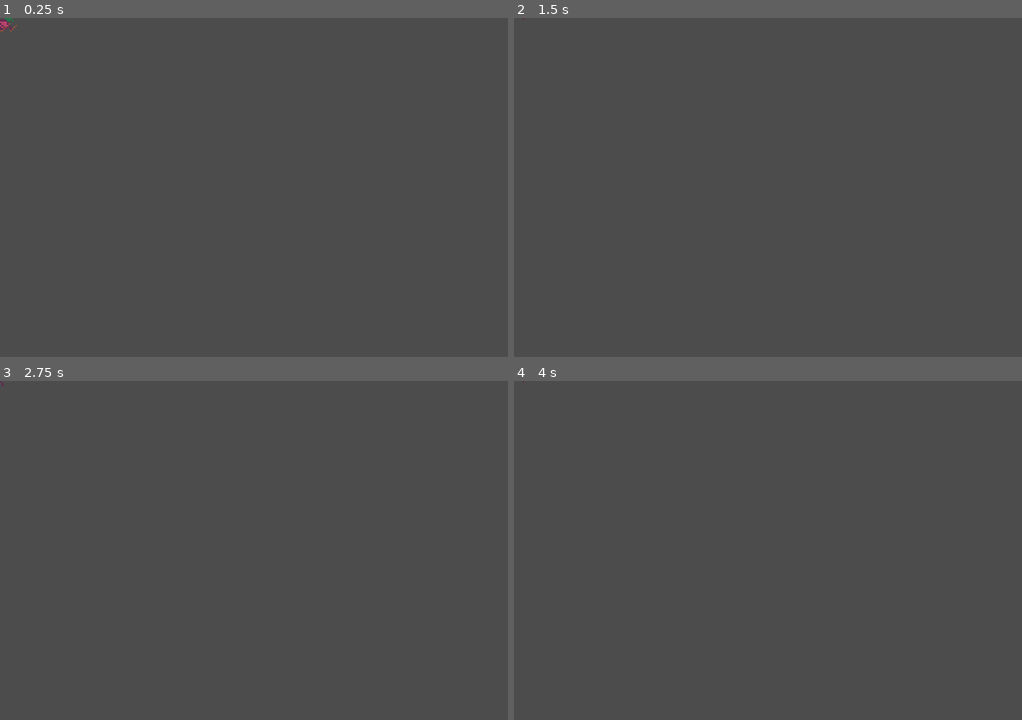
Above: before the commit, frames 1-4 (two rows, left to right).
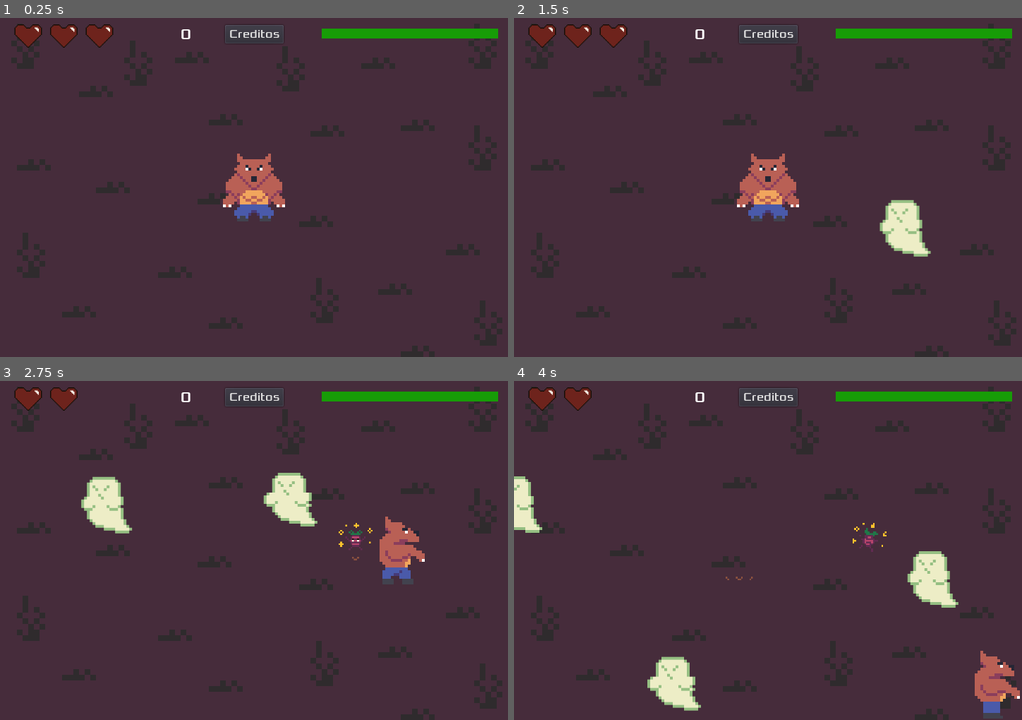
Above: after the commit, the same moments.

Repository: DiegoCali/Were-Wolf-Radish-Adventure
Game: Godot game, scene res://Demo_Game.tscn
Same seed, same stepped clock (60 frames per second), same inputs: the game is played once before the commit and once after it. Before the commit the project starts from res://Beet.tscn. The engine's default icon, where the game draws it, is replaced by a stand-in: a white triangle on a blue panel in a dark square.
Inputs (mouse positions are in pixels of both pictures, inside the frame that each line leads up to):
- Up to frame 1 (0.25 s): no input
- Up to frame 2 (1.5 s): click (768, 34) at 0.5 s, where only the run after the commit has a clickable "Creditos"; click (884, 285) at 1.25 s, where only the run after the commit has a clickable "Cerrar"
- Up to frame 3 (2.75 s): hold Right (ui_right) from 2.03 s (still down)
- Up to frame 4 (4 s): release Right (ui_right) at 2.78 s; hold Down (ui_down) 2.78-3.53 s; hold Right (ui_right) from 3.53 s (still down)

The runs differ from the first frame. In frame 1, 99% of the frame differs, in the area x 0-100%, y 0-100%; in frame 2, 99%; in frame 3, 99%; in frame 4, 99%.

Commit message:
Demo Game added

Diff:
--- a/Beet.gd
+++ b/Beet.gd
@@ -1,4 +1,5 @@
 extends Area2D
+signal hit
 
 func _ready():
 	$AnimatedSprite.play("Spawn")
@@ -8,4 +9,5 @@
 	$AnimatedSprite.play("Idle")
 
 func _on_Beet_area_entered(_area):
+	emit_signal("hit")
 	queue_free()
--- /dev/null
+++ b/Demo_Game.gd
@@ -0,0 +1,73 @@
+extends Node
+export(PackedScene) var Enemy
+export(PackedScene) var Beet
+
+var actual_enemies = 0
+var actual_beets = 0
+
+var howl = true
+var player_visible = true
+
+func _ready():
+	$Player.position = $"Start Position".position
+	$Player.visible = true
+	$"Enemy timer".start()
+	$"Beet timer".start()
+	randomize()
+
+func _process(delta):
+	if $HUD/PowerCooldown.value == 100:
+		howl = true
+	else:
+		howl = false
+
+func _on_Beet_timer_timeout():
+	if actual_beets < 5:
+		var beet = Beet.instance()
+		beet.z_index = -2
+		beet.position.x = rand_range(100.0, 600.0)
+		beet.position.y = rand_range(100.0, 350.0)
+		beet.connect("hit", self, "collect_beet")
+		$"Beet List".add_child(beet)
+		actual_beets = $"Beet List".get_child_count()
+	else:
+		actual_beets = $"Beet List".get_child_count()
+
+func collect_beet():
+	$HUD.add_score()
+
+func _on_Player_hit():
+	$HUD.decrease_health()
+	if $HUD.current_health <= 0:
+		$Player.hide()
+		$Player/CollisionShape2D.set_deferred("disabled", true)
+		player_visible = false
+		restart_mobs()
+		$HUD.restart_hud()
+
+func _on_Enemy_timer_timeout():
+	if actual_enemies < 20:
+		var enemy = Enemy.instance()
+		var mob_pawn_location = get_node("Spawn Area/Spawn")
+		mob_pawn_location.offset = randi()
+		enemy.position = mob_pawn_location.position
+		enemy.z_index = -2
+		enemy.linear_velocity = ($Player.position - enemy.position)
+		$"Enemy List".add_child(enemy)
+		actual_enemies = $"Enemy List".get_child_count()
+	else:
+		actual_enemies = $"Enemy List".get_child_count()
+
+func _on_Player_howl():
+	if howl and player_visible:
+		for i in $"Enemy List".get_child_count():
+			$"Enemy List".get_child(i).queue_free()
+		$HUD/PowerCooldown.reinit()
+
+func restart_mobs():
+	$"Beet timer".stop()
+	$"Enemy timer".stop()
+	for i in $"Enemy List".get_child_count():
+			$"Enemy List".get_child(i).queue_free()
+	for i in $"Beet List".get_child_count():
+		$"Beet List".get_child(i).queue_free()
--- /dev/null
+++ b/Demo_Game.tscn
@@ -0,0 +1,59 @@
+[gd_scene load_steps=9 format=2]
+
+[ext_resource path="res://Demo_Game.gd" type="Script" id=1]
+[ext_resource path="res://HUD.tscn" type="PackedScene" id=2]
+[ext_resource path="res://Player.tscn" type="PackedScene" id=3]
+[ext_resource path="res://Enemy.tscn" type="PackedScene" id=4]
+[ext_resource path="res://Beet.tscn" type="PackedScene" id=5]
+[ext_resource path="res://Assets/Other/Background_WW.png" type="Texture" id=6]
+[ext_resource path="res://Assets/Sound/Music/Fiambre Jam 2023.mp3" type="AudioStream" id=7]
+
+[sub_resource type="Curve2D" id=1]
+_data = {
+"points": PoolVector2Array( 0, 0, 0, 0, 719, 1, 0, 0, 0, 0, 721, 479, 0, 0, 0, 0, -1, 478, 0, 0, 0, 0, 1, 1, 0, 0, 0, 0, 719, 1, 0, 0, 0, 0, 1, 1, 0, 0, 0, 0, 718, 1, 0, 0, 0, 0, 719, 1 )
+}
+
+[node name="Demo_Game" type="Node"]
+script = ExtResource( 1 )
+Enemy = ExtResource( 4 )
+Beet = ExtResource( 5 )
+
+[node name="HUD" parent="." instance=ExtResource( 2 )]
+
+[node name="Start Position" type="Position2D" parent="."]
+position = Vector2( 360, 240 )
+
+[node name="Player" parent="." instance=ExtResource( 3 )]
+visible = false
+z_index = -1
+
+[node name="Spawn Area" type="Path2D" parent="."]
+curve = SubResource( 1 )
+
+[node name="Spawn" type="PathFollow2D" parent="Spawn Area"]
+position = Vector2( 719, 1 )
+rotation = 1.56661
+
+[node name="Enemy List" type="Node" parent="."]
+
+[node name="Beet List" type="Node" parent="."]
+
+[node name="Enemy timer" type="Timer" parent="."]
+
+[node name="Beet timer" type="Timer" parent="."]
+wait_time = 2.0
+
+[node name="Background" type="Sprite" parent="."]
+z_index = -5
+texture = ExtResource( 6 )
+centered = false
+
+[node name="AudioStreamPlayer2D" type="AudioStreamPlayer2D" parent="."]
+position = Vector2( 360, 240 )
+stream = ExtResource( 7 )
+autoplay = true
+
+[connection signal="hit" from="Player" to="." method="_on_Player_hit"]
+[connection signal="howl" from="Player" to="." method="_on_Player_howl"]
+[connection signal="timeout" from="Enemy timer" to="." method="_on_Enemy_timer_timeout"]
+[connection signal="timeout" from="Beet timer" to="." method="_on_Beet_timer_timeout"]
--- a/Demo_Health.tscn
+++ b/Demo_Health.tscn
@@ -30,6 +30,7 @@
 [node name="HeartContainer" parent="VBoxContainer/HBoxContainer/Bars" instance=ExtResource( 4 )]
 margin_right = 298.0
 margin_bottom = 96.0
+rect_scale = Vector2( 1, 1 )
 
 [node name="Butons" type="VBoxContainer" parent="VBoxContainer/HBoxContainer"]
 margin_left = 348.0
--- a/Enemy.tscn
+++ b/Enemy.tscn
@@ -46,6 +46,7 @@
 scale = Vector2( 0.5, 0.5 )
 frames = SubResource( 5 )
 animation = "Idle"
+frame = 2
 playing = true
 
 [node name="CollisionShape2D" type="CollisionShape2D" parent="."]
--- /dev/null
+++ b/HUD.gd
@@ -0,0 +1,47 @@
+extends Control
+export(PackedScene) var PauseDialog
+
+var current_health = 3
+var score = 0
+
+func _ready():
+	pass # Replace with function body.
+
+
+func _on_Pause_pressed():
+	var new_info = PauseDialog.instance()
+	add_child(new_info)
+
+func add_score():
+	score += 1
+	$Score.text = str(score)
+
+func reinit_score():
+	score = 0
+	$Score.text = str(0)
+
+func add_health():
+	current_health = clamp(current_health + 1, 0, 3)
+	$HeartContainer.update_health(current_health)
+
+func decrease_health():
+	current_health = clamp(current_health - 1, 0, 3)
+	$HeartContainer.update_health(current_health)
+
+func restart_power():
+	$PowerCooldown.reinit()
+
+func restart_hud():
+	current_health = 3
+	$HeartContainer.update_health(current_health)
+	$PowerCooldown.value = 100
+	reinit_score()
+
+func _on_Add_Health_pressed():
+	add_health()
+
+func _on_Decrese_Health_pressed():
+	decrease_health()
+
+func _on_Reinit_Timer_pressed():
+	restart_power()
--- /dev/null
+++ b/HUD.tscn
@@ -0,0 +1,54 @@
+[gd_scene load_steps=8 format=2]
+
+[ext_resource path="res://HeartContainer.tscn" type="PackedScene" id=1]
+[ext_resource path="res://PowerCooldown.tscn" type="PackedScene" id=2]
+[ext_resource path="res://Assets/Font/Xolonium-Regular.otf" type="DynamicFontData" id=3]
+[ext_resource path="res://HUD.gd" type="Script" id=4]
+[ext_resource path="res://InfoDialog.tscn" type="PackedScene" id=5]
+
+[sub_resource type="DynamicFont" id=1]
+font_data = ExtResource( 3 )
+
+[sub_resource type="DynamicFont" id=2]
+size = 21
+font_data = ExtResource( 3 )
+
+[node name="HUD" type="Control"]
+anchor_right = 1.0
+anchor_bottom = 1.0
+margin_left = 1.0
+margin_right = 1.0
+script = ExtResource( 4 )
+PauseDialog = ExtResource( 5 )
+
+[node name="HeartContainer" parent="." instance=ExtResource( 1 )]
+margin_left = 15.0
+margin_right = 313.0
+margin_bottom = 96.0
+
+[node name="PowerCooldown" parent="." instance=ExtResource( 2 )]
+margin_left = 455.0
+margin_top = 15.0
+margin_right = 345.0
+margin_bottom = 29.0
+
+[node name="Credits" type="Button" parent="."]
+anchor_left = 0.5
+anchor_right = 0.5
+margin_left = -42.0
+margin_top = 10.0
+margin_right = 41.0
+margin_bottom = 36.0
+custom_fonts/font = SubResource( 1 )
+text = "Creditos"
+
+[node name="Score" type="Label" parent="."]
+margin_left = 230.0
+margin_top = 10.0
+margin_right = 270.0
+margin_bottom = 36.0
+custom_fonts/font = SubResource( 2 )
+text = "0"
+align = 2
+
+[connection signal="pressed" from="Credits" to="." method="_on_Pause_pressed"]
--- a/HeartContainer.tscn
+++ b/HeartContainer.tscn
@@ -6,6 +6,7 @@
 [node name="HeartContainer" type="HBoxContainer"]
 margin_right = 40.0
 margin_bottom = 40.0
+rect_scale = Vector2( 0.5, 0.5 )
 custom_constants/separation = 5
 script = ExtResource( 1 )
 __meta__ = {
--- a/InfoDialog.tscn
+++ b/InfoDialog.tscn
@@ -38,9 +38,9 @@
 text = "Dirección:
 Diego Cali
 Música y SFX:
+Diego Cali y Pablo Giron
+Arte:
 Diego Cali
-Arte:
-Diego Cali y Pablo Girón
 Programación:
 Alvaro Morales y Diego Cali"
 align = 1
--- a/Player.gd
+++ b/Player.gd
@@ -1,5 +1,6 @@
 extends Area2D
 signal hit
+signal howl
 export (int) var speed = 300
 var screen_size
 
@@ -40,9 +41,7 @@
 	$CollisionShape2D.disabled = false
 
 func _on_Player_body_entered(_body):
-	hide()
 	emit_signal("hit")
-	$CollisionShape2D.set_deferred("disabled", true)
 
 func _input(event):
 	if event.as_text()=="Z":
@@ -52,13 +51,13 @@
 
 func dash():
 	if Input.is_action_pressed("ui_right"):
-		position.x+=50
+		position.x += 50
 	elif Input.is_action_pressed("ui_left"):
-		position.x-=50
+		position.x -= 50
 	elif Input.is_action_pressed("ui_up"):
-		position.y-=50
+		position.y -= 50
 	elif Input.is_action_pressed("ui_down"):
-		position.y+=50
+		position.y += 50
 
 func howl():
-	pass
+	emit_signal("howl")
--- a/Player.tscn
+++ b/Player.tscn
@@ -102,4 +102,7 @@
 position = Vector2( 0, 36 )
 shape = SubResource( 14 )
 
+[node name="Timer" type="Timer" parent="."]
+wait_time = 0.1
+
 [connection signal="body_entered" from="." to="." method="_on_Player_body_entered"]
--- a/PowerCooldown.gd
+++ b/PowerCooldown.gd
@@ -1,8 +1,7 @@
 extends ProgressBar
 
 func _ready():
-	$Timer.start()
-	$AudioStreamPlayer.autoplay = false
+	value = 100
 
 func _on_Timer_timeout():
 	if value < 100:
@@ -11,6 +10,9 @@
 		$AudioStreamPlayer.play()
 		$Timer.stop()
 
+func start_Timer():
+	$Timer.start()
+
 func reinit():
 	value = 0
 	$Timer.start()
--- a/project.godot
+++ b/project.godot
@@ -11,7 +11,7 @@
 [application]
 
 config/name="Were Wolf Radish Adventure"
-run/main_scene="res://Beet.tscn"
+run/main_scene="res://Demo_Game.tscn"
 config/icon="res://Assets/Other/Icon_WW.png"
 
 [display]
